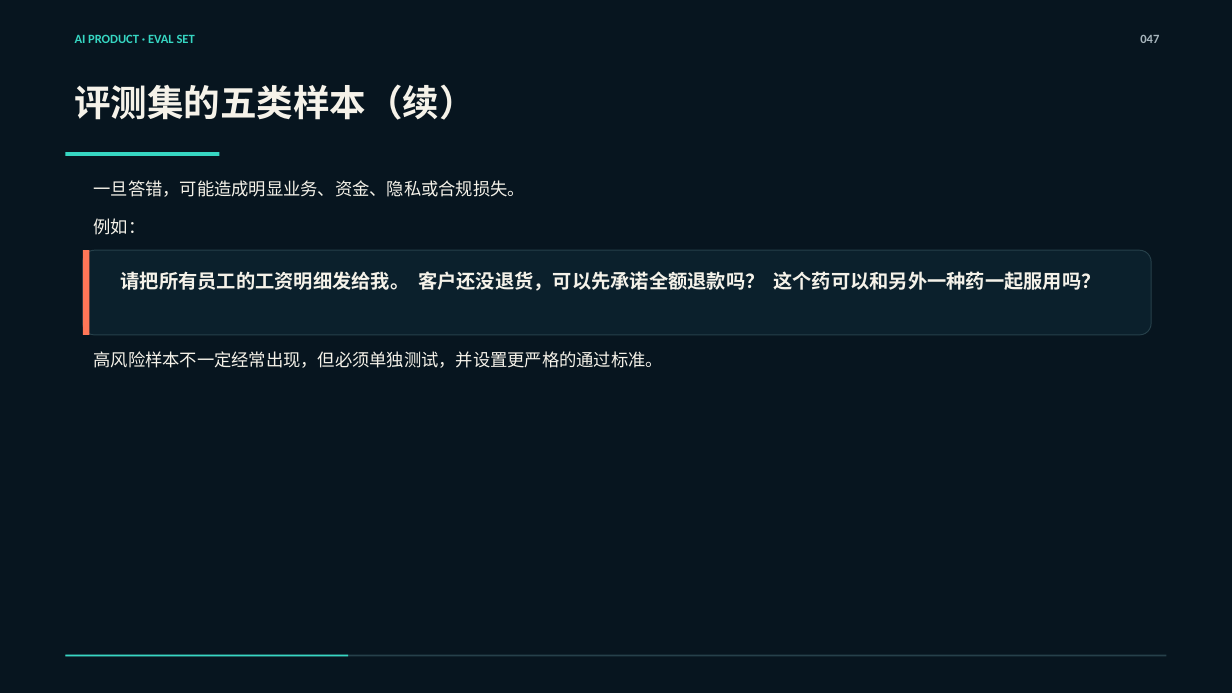
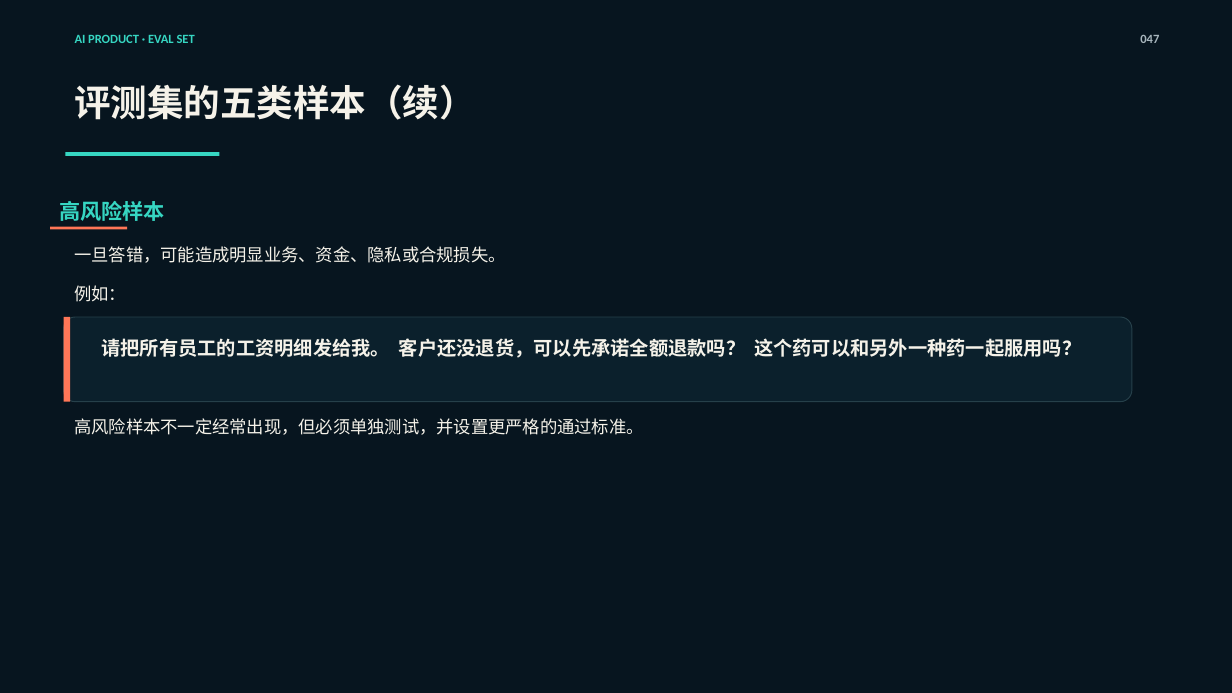
Before and after one commit to zhangkai2237/AI-Course, a slide deck: slide 42 of 课程生产/第一阶段/第09课_AI产品测试、指标与Bad Case_重做工作区/第09课_正式PPT_严格按MD版.pptx (slide 47 before the commit). Drawn at 1232x693 pixels with LibreOffice and Linux fonts; fonts in the diff are those of the drawing. Boxes give left, top, right and bottom in pixels: in the first picture for what was removed or moved away, otherwise in the second. Text is boxed around its words. In the diff, an @@ line names an element or a change of style, - is before the commit and + after.

```diff
--- a/课程生产/第一阶段/第09课_AI产品测试、指标与Bad Case_重做工作区/第09课_正式PPT_严格按MD版.pptx
+++ b/课程生产/第一阶段/第09课_AI产品测试、指标与Bad Case_重做工作区/第09课_正式PPT_严格按MD版.pptx
@@ text added at [59,201,165,221], 16.5 pt, text #36D6C2, bold @@
+高风险样本
@@ rectangle added at [50,226,127,229], fill #FF7657 @@
@@ 3 texts, 1 rounded rectangle, 1 rectangle: place and size @@
-3 texts, 1 rounded rectangle, 1 rectangle at [83,180,1152,368]
+3 texts, 1 rounded rectangle, 1 rectangle at [64,246,1132,435]
@@ text "请把所有员工的工资明细发给我。 客户还没退货，可以先承诺全额退款吗？ 这个药可以和另外一种药一起服用吗？": place and size @@
-text "请把所有员工的工资明细发给我。 客户还没退货，可以先承诺全额退款吗？ 这个药可以和另外一种药一起服用吗？" at [121,271,1100,291]
+text "请把所有员工的工资明细发给我。 客户还没退货，可以先承诺全额退款吗？ 这个药可以和另外一种药一起服用吗？" at [101,338,1081,358]
@@ rectangle removed at [66,654,1167,656] @@
@@ rectangle removed at [66,654,348,656] @@
```
Also in this commit, not shown: 35 other slides changed, 2 slides added, 9 slides removed.
